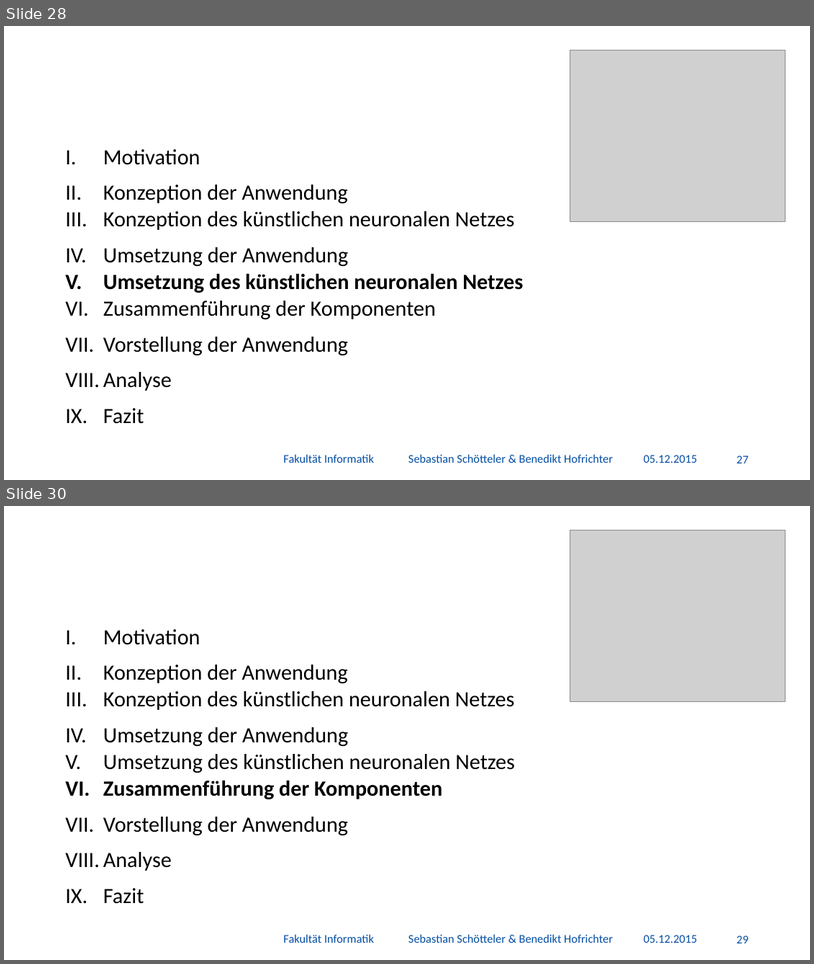
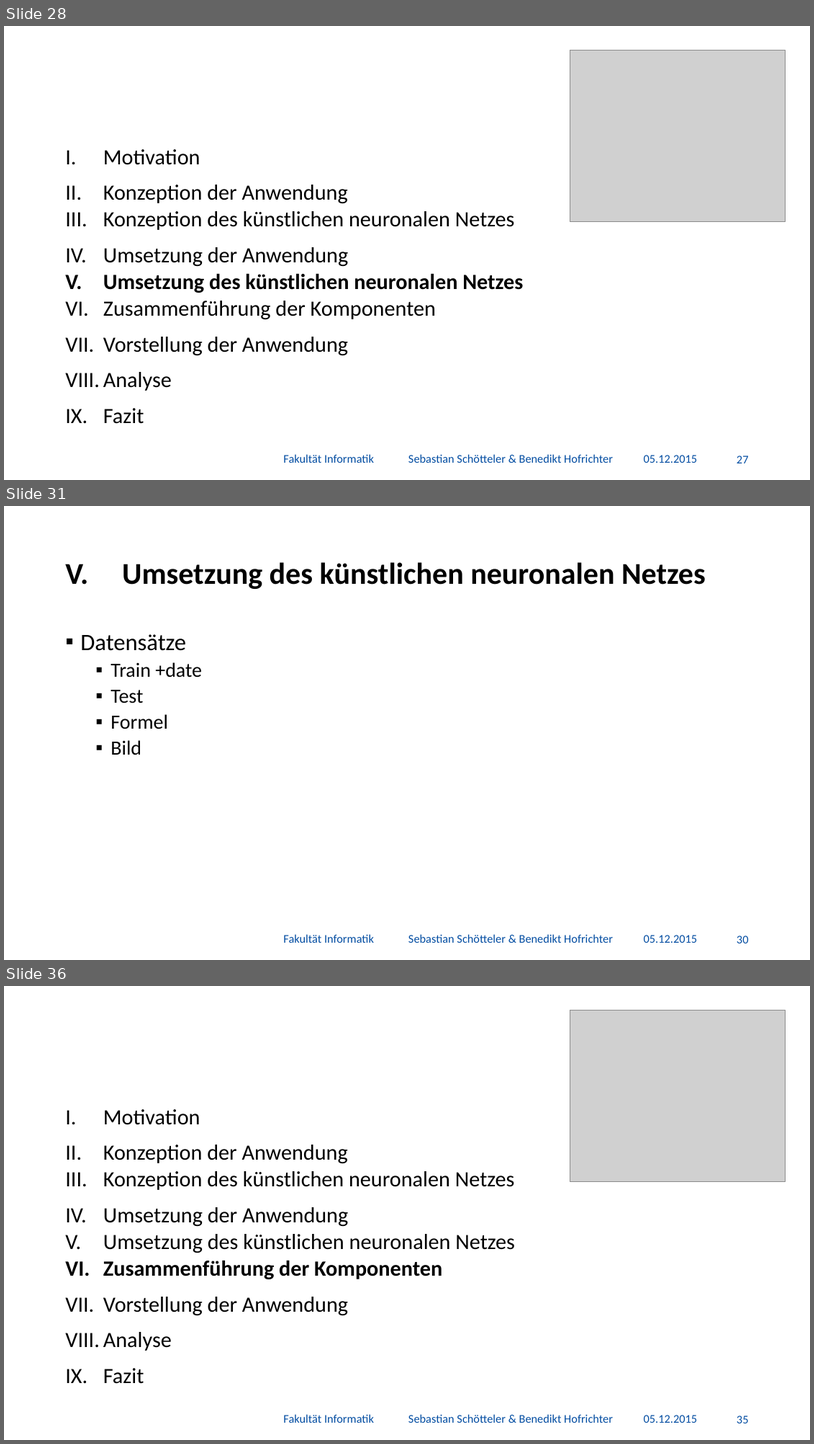
Before and after one commit to BenediktGitGit/soco15, a slide deck: 3b) Vortrag/Präsentation.pptx. Shown one above the other, each under a label of ours: slides 28 and 30 before the commit, slides 28, 31 and 36 after it; the slides between them are not shown. The pictures are 814x964 and 814x1444 pixels, drawn with LibreOffice and Linux fonts; fonts in the diff are those of the drawing; grey boxes stand for pictures; background and template pictures are left out. Boxes give left, top, right and bottom in pixels: in the first picture for what was removed or moved away, otherwise in the second. Text is boxed around its words. In the diff, an @@ line names an element or a change of style, - is before the commit and + after.

```diff
--- a/3b) Vortrag/Präsentation.pptx
+++ b/3b) Vortrag/Präsentation.pptx
@@ slide 31 added at (x1=4, y1=506, x2=810, y2=960), background #FFFFFF @@
@@ title added at (x1=122, y1=562, x2=706, y2=589), 36 pt, text #000000, bold @@
+V. Umsetzung des künstlichen neuronalen Netzes
@@ text added at (x1=80, y1=634, x2=202, y2=754), 24 pt, text #000000 @@
+▪ Datensätze
+  ▪ Train +date
+  ▪ Test
+  ▪ Formel
+  ▪ Bild
@@ text added at (x1=283, y1=934, x2=613, y2=942), 14 pt, text #034DA2 @@
+Fakultät Informatik Sebastian Schötteler & Benedikt Hofrichter
@@ text added at (x1=644, y1=934, x2=697, y2=942), 14 pt, text #034DA2 @@
+05.12.2015
@@ page number added at (x1=737, y1=935, x2=749, y2=943), 14 pt, text #034DA2 @@
+30
@@ what was slide 30 is now slide 36 @@
@@ page number at (x1=737, y1=1415, x2=749, y2=1423): text changed @@
-29
+35
```
Also in this commit, not shown: 1 slide changed, 5 other slides added, 20 other files.
